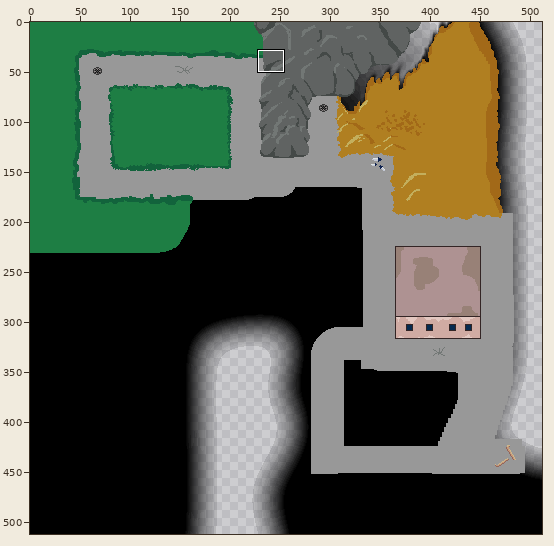
File history of a sprite sheet, www/bg.png. The picture above shows the old version from afar; the outline marks the close-up.
Close-up. Before:
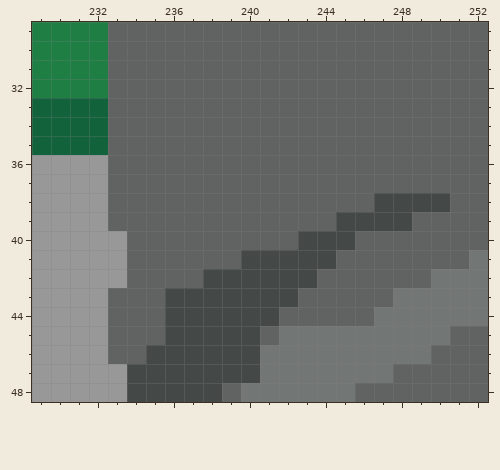
The file is 512x512 pixels. Pixels under 10% opacity are left out. Colours within 5 levels of each other are drawn and written as one. Shown: x 229..252, y 29..48. The commit also changed other parts of the picture, which this record leaves out.
The result:
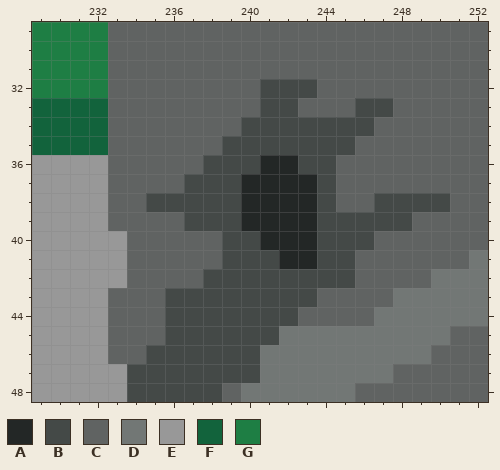
Palette (. is transparent): A #232726  B #444947  C #606362  D #727775  E #989898  F #12633c  G #1e7e44
What changed:
{"y":32,"x":241,"old":"CCC","new":"BBB"}
{"y":33,"x":241,"old":"CC","new":"BB"}
{"y":33,"x":246,"old":"CC","new":"BB"}
{"y":34,"x":240,"old":"CCCCCCC","new":"BBBBBBB"}
{"y":35,"x":239,"old":"CCCCCCC","new":"BBBBBBB"}
{"y":36,"x":238,"old":"CCCCCCC","new":"BBBAABB"}
{"y":37,"x":237,"old":"CCCCCCCC","new":"BBBAAAAB"}
{"y":38,"x":235,"old":"CCCCCCCCCC","new":"BBBBBAAAAB"}
{"y":39,"x":237,"old":"CCCCCCCC","new":"BBBAAAAB"}
{"y":40,"x":239,"old":"CCCCB","new":"BBAAA"}
{"y":40,"x":246,"old":"C","new":"B"}
{"y":41,"x":239,"old":"C","new":"B"}
{"y":41,"x":242,"old":"BB","new":"AA"}
{"y":41,"x":245,"old":"C","new":"B"}
{"y":42,"x":244,"old":"CC","new":"BB"}
{"y":43,"x":243,"old":"C","new":"B"}
{"y":44,"x":242,"old":"C","new":"B"}
{"y":45,"x":241,"old":"C","new":"B"}
